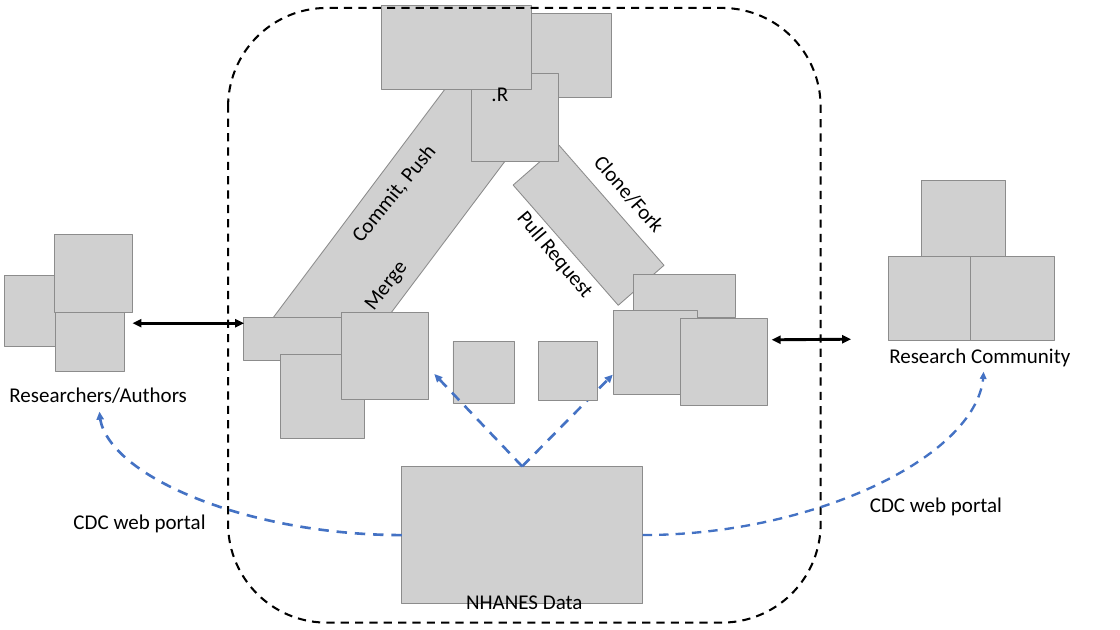
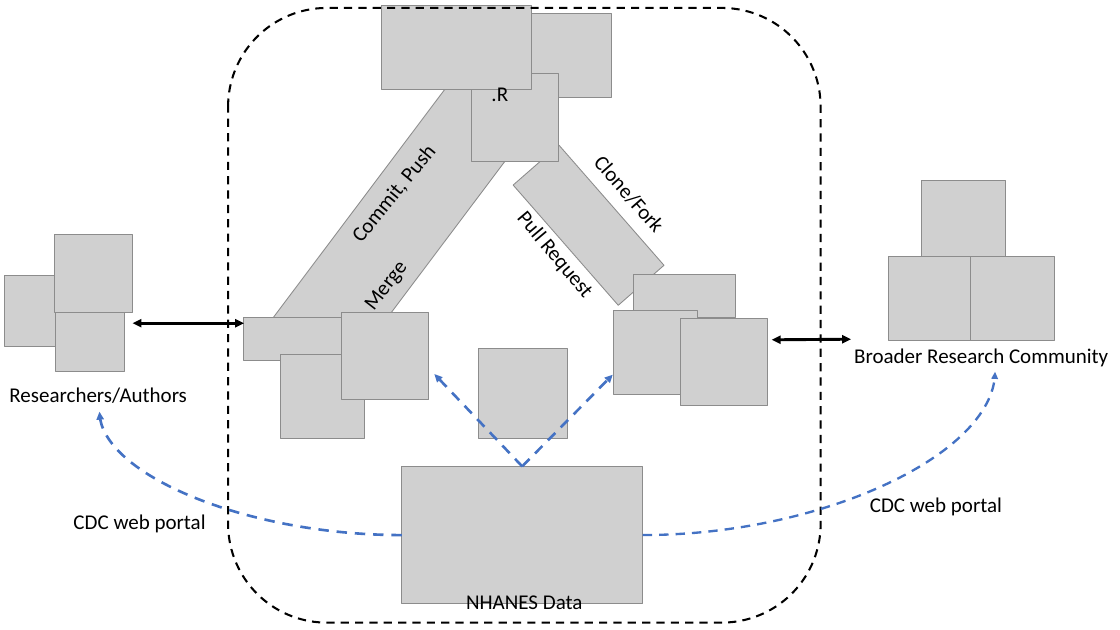
Before and after one commit to vjcitn/RNhanes, a slide deck: slide 1 of nhanesA.pptx. Drawn at 1120x630 pixels with LibreOffice and Linux fonts; fonts in the diff are those of the drawing; grey boxes stand for pictures. Boxes give left, top, right and bottom in pixels: in the first picture for what was removed or moved away, otherwise in the second. Text is boxed around its words. In the diff, an @@ line names an element or a change of style, - is before the commit and + after.

Commit message:
update slides

```diff
--- a/nhanesA.pptx
+++ b/nhanesA.pptx
@@ picture resized from (x1=453, y1=342, x2=515, y2=404) to (x1=478, y1=349, x2=567, y2=438) @@
@@ picture removed at (x1=539, y1=341, x2=597, y2=400) @@
@@ text at (x1=854, y1=348, x2=1108, y2=367): text changed @@
-Research Community
+Broader Research Community
@@ curved arrow moved from (643, 535) - (984, 372) to (643, 535) - (996, 372) @@
```
